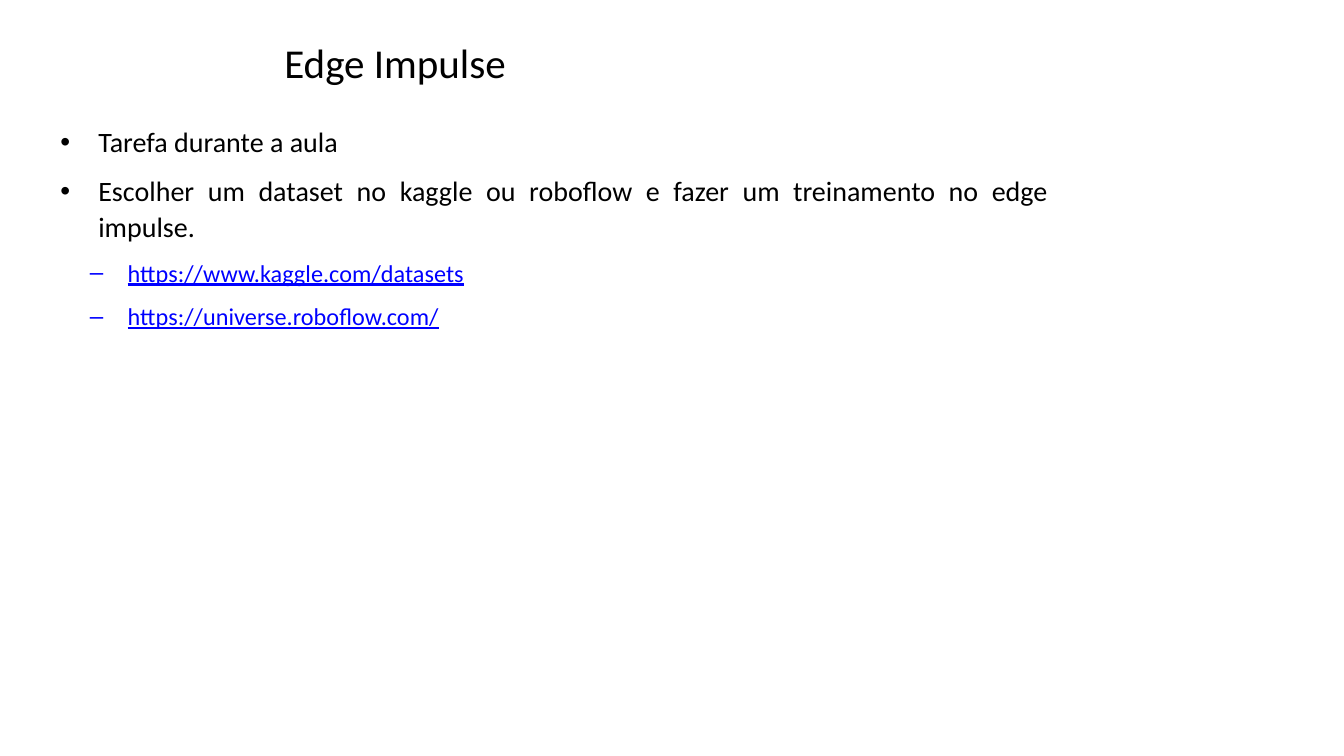
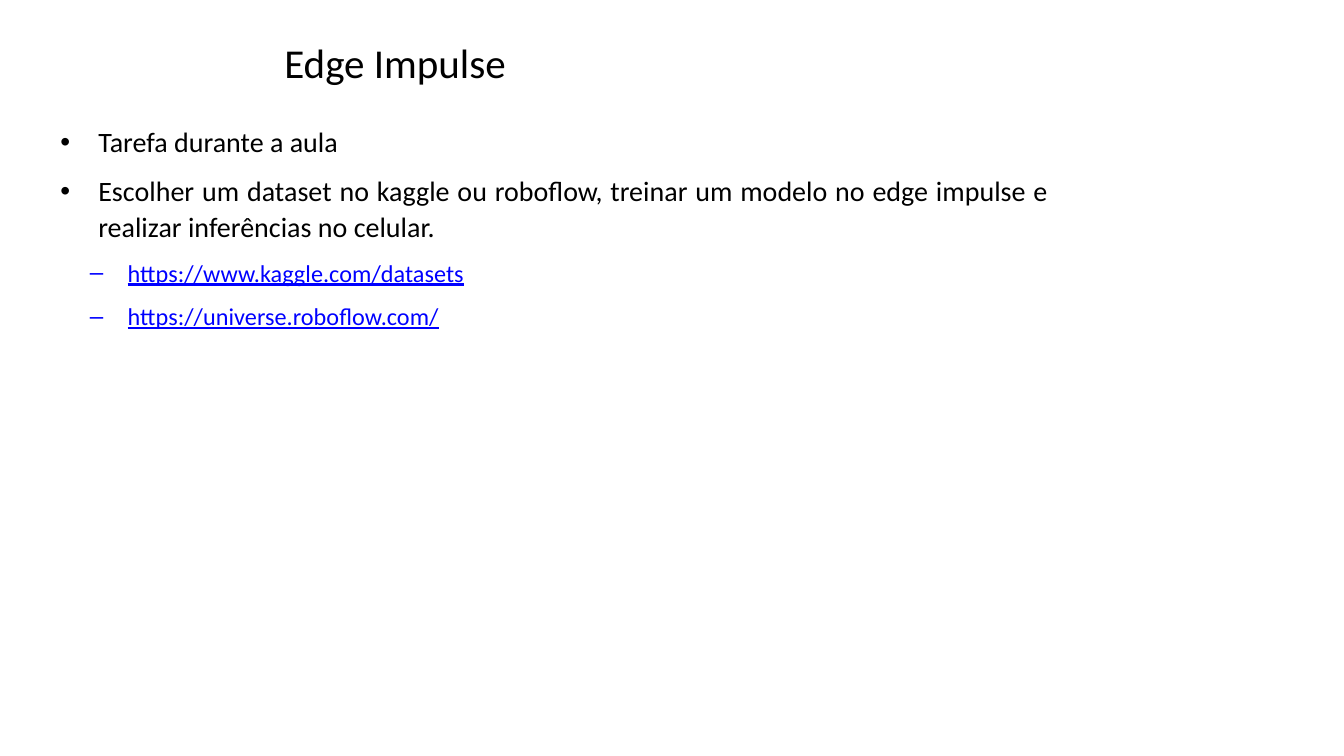
Before and after one commit to zz4fap/tp557-iot-ml, a slide deck: slide 71 of slides/TP557_14_introducao_tensorflowlite.pptx. Drawn at 1344x756 pixels with LibreOffice and Linux fonts; fonts in the diff are those of the drawing; background and template pictures are left out. Boxes give left, top, right and bottom in pixels: in the first picture for what was removed or moved away, otherwise in the second. Text is boxed around its words. In the diff, an @@ line names an element or a change of style, - is before the commit and + after.

```diff
--- a/slides/TP557_14_introducao_tensorflowlite.pptx
+++ b/slides/TP557_14_introducao_tensorflowlite.pptx
@@ text at box(98, 181, 1047, 238): text changed @@
-• Escolher um dataset no kaggle ou roboflow e fazer um treinamento no edge impulse.
+• Escolher um dataset no kaggle ou roboflow, treinar um modelo no edge impulse e realizar inferências no celular.
```
Also in this commit, not shown: 26 other slides changed.
